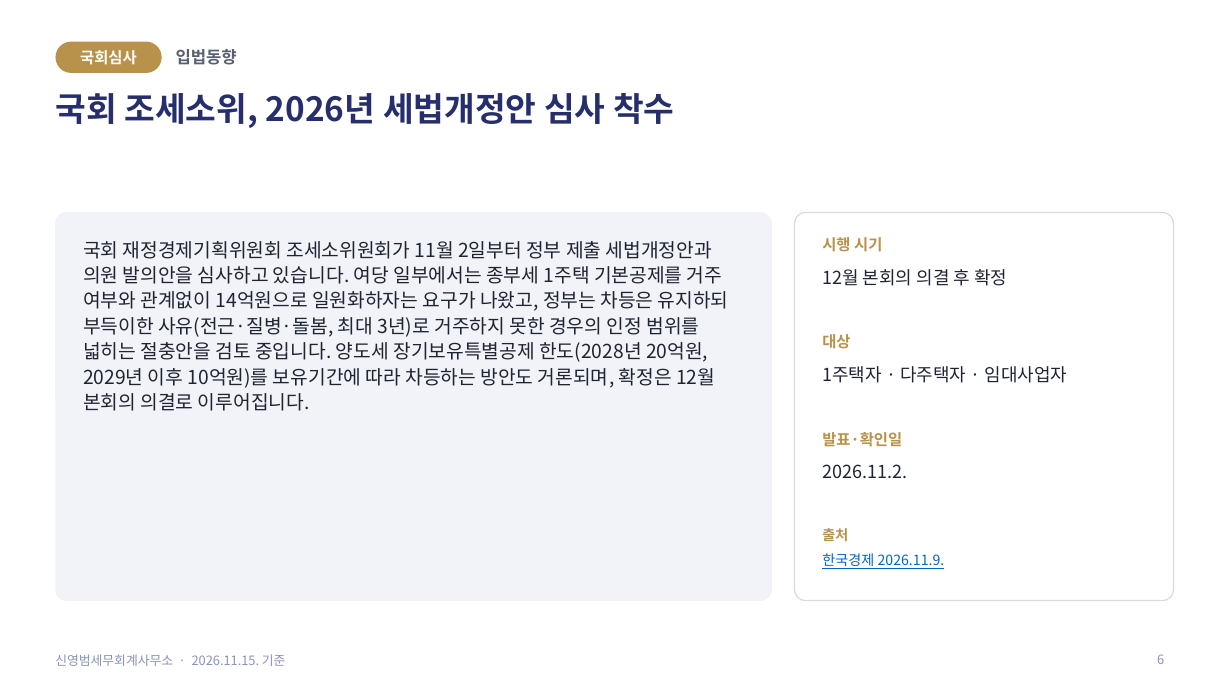
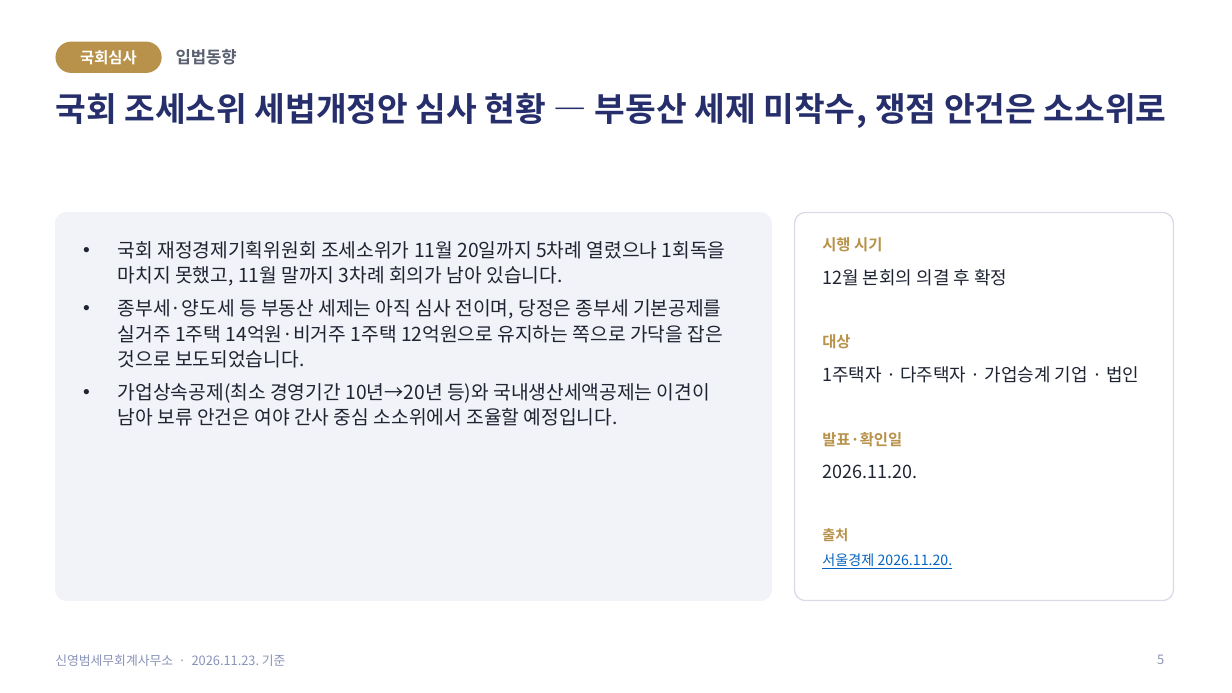
Before and after one commit to ctasyb-design/ctasyb-design.github.io, a slide deck: slide 5 of files/tax-law-update.pptx (slide 6 before the commit). Drawn at 1232x693 pixels with LibreOffice and Linux fonts; fonts in the diff are those of the drawing. Boxes give left, top, right and bottom in pixels: in the first picture for what was removed or moved away, otherwise in the second. Text is boxed around its words. In the diff, an @@ line names an element or a change of style, - is before the commit and + after.

```diff
--- a/files/tax-law-update.pptx
+++ b/files/tax-law-update.pptx
@@ text at (55, 93, 1167, 128): text changed @@
-국회 조세소위, 2026년 세법개정안 심사 착수
+국회 조세소위 세법개정안 심사 현황 — 부동산 세제 미착수, 쟁점 안건은 소소위로
@@ text at (118, 241, 726, 426): text changed @@
-국회 재정경제기획위원회 조세소위원회가 11월 2일부터 정부 제출 세법개정안과 의원 발의안을 심사하고 있습니다. 여당 일부에서는 종부세 1주택 기본공제를 거주 여부와 관계없이 14억원으로 일원화하자는 요구가 나왔고, 정부는 차등은 유지하되 부득이한 사유(전근·질병·돌봄, 최대 3년)로 거주하지 못한 경우의 인정 범위를 넓히는 절충안을 검토 중입니다. 양도세 장기보유특별공제 한도(2028년 20억원, 2029년 이후 10억원)를 보유기간에 따라 차등하는 방안도 거론되며, 확정은 12월 본회의 의결로 이루어집니다.
+• 국회 재정경제기획위원회 조세소위가 11월 20일까지 5차례 열렸으나 1회독을 마치지 못했고, 11월 말까지 3차례 회의가 남아 있습니다.
+• 종부세·양도세 등 부동산 세제는 아직 심사 전이며, 당정은 종부세 기본공제를 실거주 1주택 14억원·비거주 1주택 12억원으로 유지하는 쪽으로 가닥을 잡은 것으로 보도되었습니다.
+• 가업상속공제(최소 경영기간 10년→20년 등)와 국내생산세액공제는 이견이 남아 보류 안건은 여야 간사 중심 소소위에서 조율할 예정입니다.
@@ text at (822, 366, 1139, 383): text changed @@
-1주택자 · 다주택자 · 임대사업자
+1주택자 · 다주택자 · 가업승계 기업 · 법인
@@ text at (822, 464, 917, 478): text changed @@
-2026.11.2.
+2026.11.20.
@@ text at (822, 553, 953, 569): text changed @@
-한국경제 2026.11.9.
+서울경제 2026.11.20.
@@ text at (55, 654, 286, 666): text changed @@
-신영범세무회계사무소 · 2026.11.15. 기준
+신영범세무회계사무소 · 2026.11.23. 기준
@@ page number at (1157, 654, 1164, 664): text changed @@
-6
+5
```
Also in this commit, not shown: 24 other slides changed, 2 slides added.
